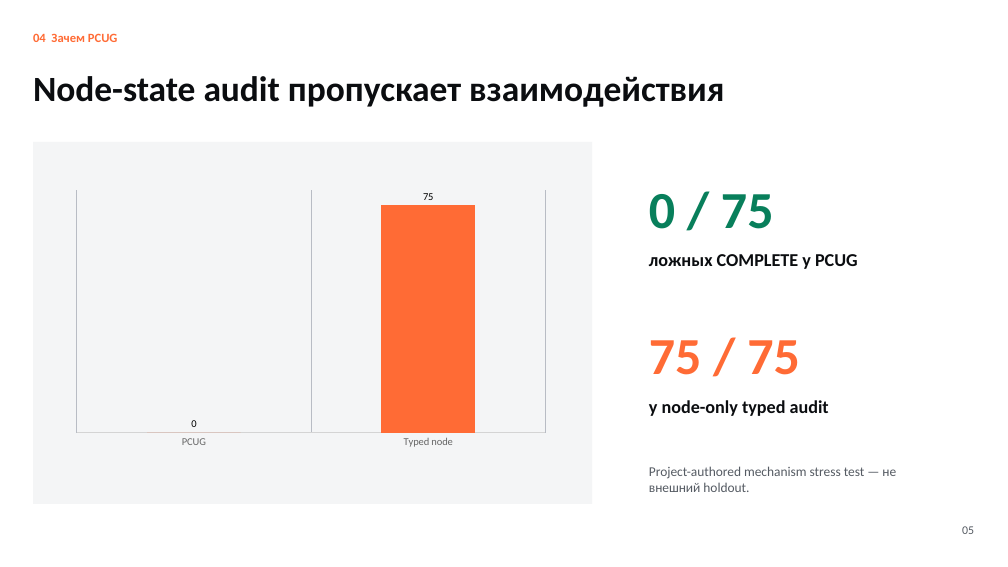
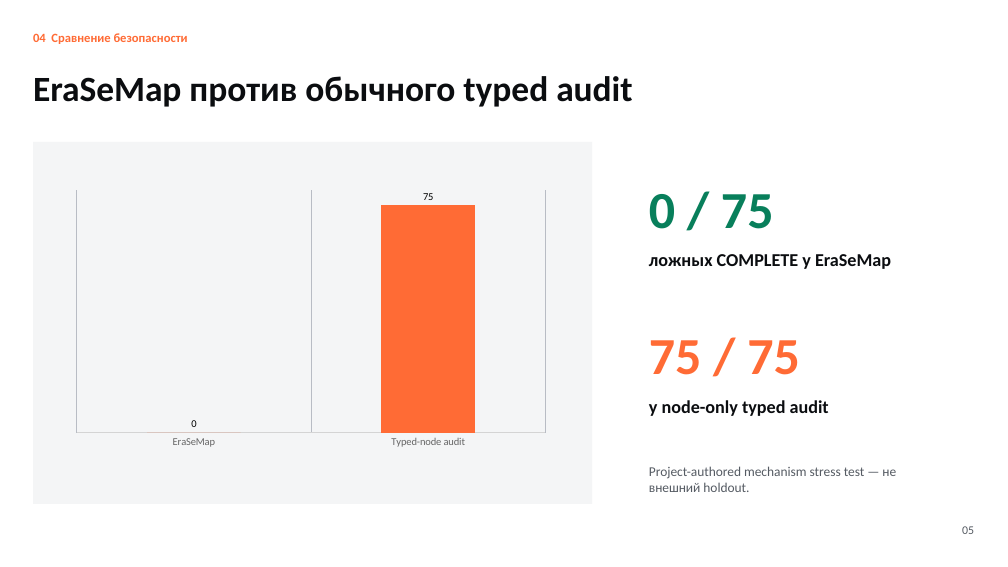
Before and after one commit to nazkari86-lab/erasemap, a slide deck: slide 5 of competition/EraSeMap_RKNP_ISEF_RU.pptx. Drawn at 1008x567 pixels with LibreOffice and Linux fonts; fonts in the diff are those of the drawing. Boxes give left, top, right and bottom in pixels: in the first picture for what was removed or moved away, otherwise in the second. Text is boxed around its words. In the diff, an @@ line names an element or a change of style, - is before the commit and + after.

```diff
--- a/competition/EraSeMap_RKNP_ISEF_RU.pptx
+++ b/competition/EraSeMap_RKNP_ISEF_RU.pptx
@@ text at bbox=[33, 33, 188, 44]: text changed @@
-04 Зачем PCUG
+04 Сравнение безопасности
@@ text at bbox=[33, 76, 632, 107]: text changed @@
-Node-state audit пропускает взаимодействия
+EraSeMap против обычного typed audit
@@ column chart at bbox=[67, 185, 556, 453] @@
-categories: PCUG, Typed node
+categories: EraSeMap, Typed-node audit
@@ text at bbox=[649, 254, 891, 269]: text changed @@
-ложных COMPLETE у PCUG
+ложных COMPLETE у EraSeMap
```
Also in this commit, not shown: 9 other slides changed, 30 other files.
